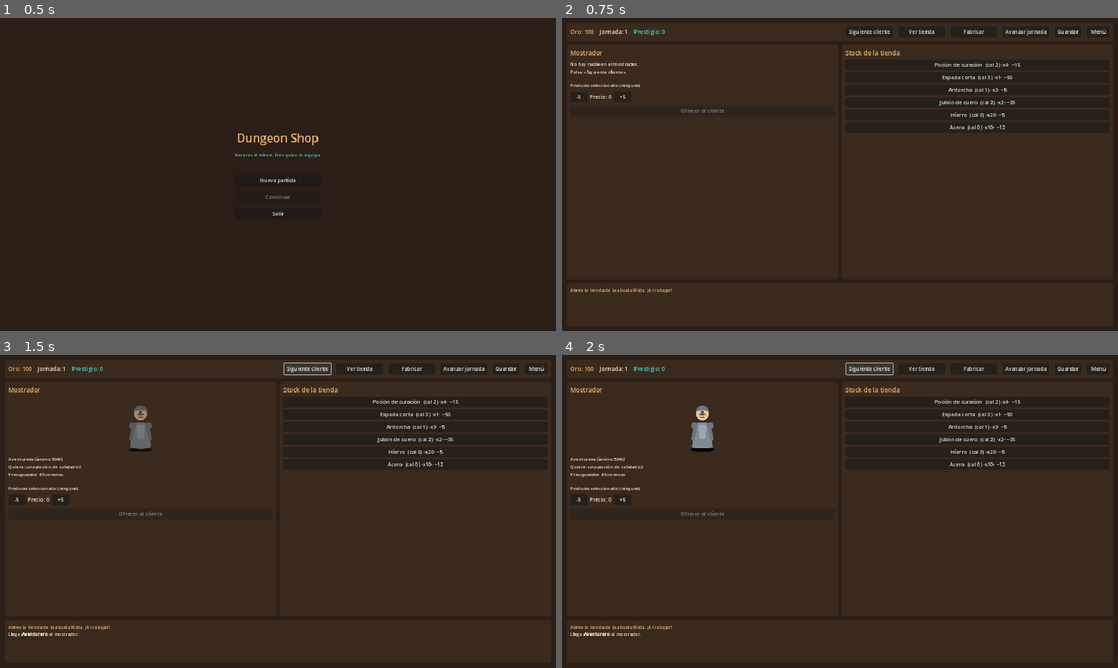
Above: before the commit, frames 1-4 (two rows, left to right).
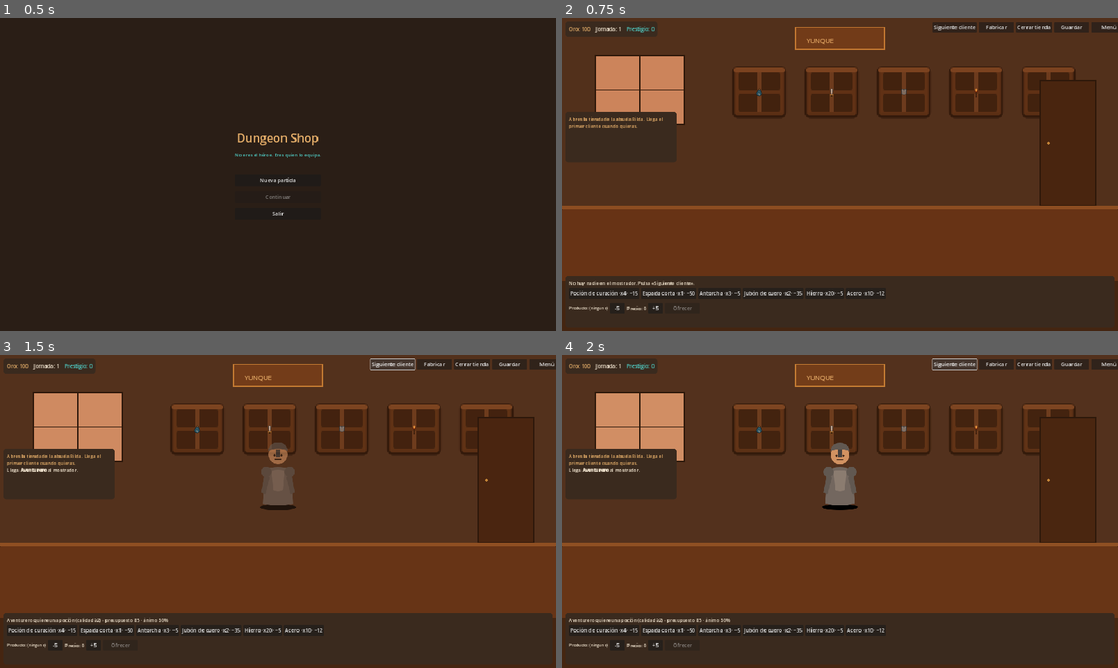
Above: after the commit, the same moments.

Repository: luckyvalentinaguirre-bot/DungeonShop
Game: Godot game, scene res://scenes/main_menu/MainMenu.tscn
Two runs of this game, one before a commit and one after it. Both use one fixed random seed, a clock stepped at 60 frames per second and the inputs below.
Inputs:
- Up to frame 1 (0.5 s): no input
- Up to frame 2 (0.75 s): click "Nueva partida" at 0.5 s
- Up to frame 3 (1.5 s): click "Siguiente cliente" at 1.25 s
- Up to frame 4 (2 s): no input

Frame 1 is identical in both runs. In frame 2, 45% of the frame differs, in the area x 0-100%, y 0-100%; in frame 3, 75%; in frame 4, 75%.

Commit message:
Gameplay: vista detras del mostrador (tienda abierta) + modo cerrar->top-down
Reestructura la presentacion segun la vision del disenador:
- Tienda ABIERTA = gameplay normal en POV detras del mostrador
  (scenes/shop/ShopCounter.tscn): fondo de la tienda dibujado (pared con
  estanterias y producto, puerta, ventana con cielo segun la hora, cartel
  "Yunque", suelo), mostrador en primer plano y el cliente frente a el
  (queda detras de la barra). Atiendes la venta ahi (necesidad, elegir
  producto del stock, ajustar precio, ofrecer; regateo por animo; autoservicio
  de estanteria). Dia/noche tine la escena; la UI va en CanvasLayer aparte.
- CERRAR tienda -> vista top-down (ShopWorld) para gestionar la distribucion.
  Boton "Cerrar tienda" <-> "Abrir tienda".
- Menu (Nueva partida/Continuar) entra a la vista detras del mostrador.
- SceneRouter.goto_counter(); la escena de paneles antigua (Shop.tscn) queda
  disponible pero fuera del flujo principal.

Docs: Roadmap refleja la estructura de dos modos.

Co-Authored-By: Claude Opus 4.8 <noreply@anthropic.com>
Claude-Session: https://claude.ai/code/session_01BvQJaW7W6TmoPXUchrmyos

Diff:
--- /dev/null
+++ b/scenes/shop/ShopCounter.tscn
@@ -0,0 +1,10 @@
+[gd_scene load_steps=2 format=3]
+
+[ext_resource type="Script" path="res://scripts/ui/ShopCounterScreen.gd" id="1_counter"]
+
+[node name="ShopCounter" type="Control"]
+layout_mode = 3
+anchors_preset = 15
+anchor_right = 1.0
+anchor_bottom = 1.0
+script = ExtResource("1_counter")
--- a/scripts/managers/SceneRouter.gd
+++ b/scripts/managers/SceneRouter.gd
@@ -7,6 +7,7 @@
 
 const MAIN_MENU := "res://scenes/main_menu/MainMenu.tscn"
 const SHOP := "res://scenes/shop/Shop.tscn"
+const SHOP_COUNTER := "res://scenes/shop/ShopCounter.tscn"
 const SHOP_WORLD := "res://scenes/shop/ShopWorld.tscn"
 const CRAFTING := "res://scenes/crafting/CraftingScreen.tscn"
 
@@ -16,6 +17,10 @@
 func goto_shop() -> void:
 	goto(SHOP)
 
+## Gameplay principal: la vista detrás del mostrador (tienda abierta).
+func goto_counter() -> void:
+	goto(SHOP_COUNTER)
+
 func goto_main_menu() -> void:
 	goto(MAIN_MENU)
 
--- a/scripts/ui/MainMenu.gd
+++ b/scripts/ui/MainMenu.gd
@@ -35,11 +35,11 @@
 
 func _on_new_game() -> void:
 	GameState.new_game()
-	SceneRouter.goto_shop()
+	SceneRouter.goto_counter()
 
 func _on_continue() -> void:
 	if SaveManager.load_game(1):
-		SceneRouter.goto_shop()
+		SceneRouter.goto_counter()
 
 func _on_quit() -> void:
 	get_tree().quit()
--- /dev/null
+++ b/scripts/ui/ShopCounterScreen.gd
@@ -0,0 +1,368 @@
+extends Control
+## GAMEPLAY NORMAL: vista en primera persona DETRÁS DEL MOSTRADOR. Ves toda la tienda
+## (pared del fondo con estanterías, puerta, ventana con el cielo según la hora) y
+## atiendes a los clientes que se acercan al mostrador. Al "Cerrar tienda" se pasa a
+## la vista cenital (top-down) para gestionar la distribución.
+##
+## El fondo se dibuja por código con sprites SVG; el día/noche tiñe la escena
+## (CanvasModulate) sin oscurecer la UI (va en una CanvasLayer aparte).
+
+var _canvas_modulate: CanvasModulate
+var _character: CharacterView
+var _gold_label: Label
+var _day_label: Label
+var _prestige_label: Label
+var _need_label: Label
+var _selected_label: Label
+var _price_label: Label
+var _offer_btn: Button
+var _stock_box: HBoxContainer
+var _log: RichTextLabel
+var _tex: Dictionary = {}
+
+var _current: Customer
+var _controller: CustomerController
+var _selected_slot: ItemInstance
+var _offer_price: int = 0
+var _vp: Vector2
+
+func _ready() -> void:
+	if GameState.economy == null:
+		GameState.new_game()
+	set_anchors_and_offsets_preset(Control.PRESET_FULL_RECT)
+	_vp = get_viewport_rect().size
+	_load_textures()
+	_build_scene()
+	_build_ui()
+	_connect_signals()
+	set_process(true)
+	_log_line("[color=#e8b06a]Abres la tienda de la abuela Rilda. Llega el primer cliente cuando quieras.[/color]")
+
+func _process(delta: float) -> void:
+	GameState.clock.advance(delta)
+	_canvas_modulate.color = GameState.clock.light_color()
+	queue_redraw()
+
+# ------------------------------------------------------------------- escena/fondo
+func _load_textures() -> void:
+	_tex = {
+		"shelf": _load_tex("res://assets/buildings/shelf.svg"),
+		"potion": _load_tex("res://assets/items/icon_potion.svg"),
+		"sword": _load_tex("res://assets/items/icon_sword.svg"),
+		"armor": _load_tex("res://assets/items/icon_armor.svg"),
+		"tool": _load_tex("res://assets/items/icon_tool.svg"),
+		"material": _load_tex("res://assets/items/icon_material.svg"),
+		"magic": _load_tex("res://assets/items/icon_magic.svg"),
+	}
+
+func _load_tex(path: String) -> Texture2D:
+	return load(path) if ResourceLoader.exists(path) else null
+
+func _build_scene() -> void:
+	_canvas_modulate = CanvasModulate.new()
+	_canvas_modulate.color = GameState.clock.light_color()
+	add_child(_canvas_modulate)
+
+	# Cliente frente al mostrador (queda detrás de la barra del mostrador).
+	_character = CharacterView.new()
+	_character.custom_minimum_size = Vector2(220, 280)
+	_character.position = Vector2(_vp.x * 0.5 - 110, _vp.y * 0.24)
+	_character.size = Vector2(220, 280)
+	add_child(_character)
+
+	# Mostrador en primer plano (barra de madera abajo).
+	var counter := Panel.new()
+	counter.position = Vector2(0, _vp.y * 0.60)
+	counter.size = Vector2(_vp.x, _vp.y * 0.24)
+	var sb := StyleBoxFlat.new()
+	sb.bg_color = Color(0.45, 0.28, 0.14)
+	sb.border_color = Color(0.30, 0.18, 0.08)
+	sb.set_border_width_all(0)
+	sb.border_width_top = 6
+	sb.corner_radius_top_left = 14
+	sb.corner_radius_top_right = 14
+	counter.add_theme_stylebox_override("panel", sb)
+	add_child(counter)
+	# Franja pulida del borde del mostrador.
+	var edge := ColorRect.new()
+	edge.color = Color(0.62, 0.42, 0.22)
+	edge.position = Vector2(0, _vp.y * 0.60)
+	edge.size = Vector2(_vp.x, 12)
+	add_child(edge)
+
+func _draw() -> void:
+	var w := size.x
+	var h := size.y
+	# Pared del fondo (cálida).
+	draw_rect(Rect2(0, 0, w, h * 0.62), Color(0.36, 0.26, 0.18), true)
+	# Suelo.
+	draw_rect(Rect2(0, h * 0.62, w, h * 0.38), Color(0.30, 0.20, 0.11), true)
+	# Rodapié.
+	draw_rect(Rect2(0, h * 0.60, w, 6), Color(0.22, 0.14, 0.08), true)
+	# Ventana (con cielo según la hora).
+	var sky := GameState.clock.light_color()
+	draw_rect(Rect2(w * 0.06, h * 0.12, w * 0.16, h * 0.22), sky, true)
+	draw_rect(Rect2(w * 0.06, h * 0.12, w * 0.16, h * 0.22), Color(0.20, 0.13, 0.07), false, 6.0)
+	draw_line(Vector2(w * 0.14, h * 0.12), Vector2(w * 0.14, h * 0.34), Color(0.20, 0.13, 0.07), 4.0)
+	draw_line(Vector2(w * 0.06, h * 0.23), Vector2(w * 0.22, h * 0.23), Color(0.20, 0.13, 0.07), 4.0)
+	# Estanterías del fondo con producto.
+	var shelf: Texture2D = _tex.get("shelf")
+	var cats := [GameEnums.Category.POTION, GameEnums.Category.WEAPON, GameEnums.Category.ARMOR, GameEnums.Category.TOOL, GameEnums.Category.MAGIC]
+	for i in 5:
+		var sx := w * (0.30 + i * 0.13)
+		var sy := h * 0.14
+		var srect := Rect2(sx, sy, w * 0.11, h * 0.20)
+		if shelf != null:
+			draw_texture_rect(shelf, srect, false)
+		else:
+			draw_rect(srect, Color(0.30, 0.20, 0.12), true)
+		var icon := _category_icon(cats[i])
+		if icon != null:
+			var ic := srect.get_center()
+			draw_texture_rect(icon, Rect2(ic - Vector2(18, 20), Vector2(36, 36)), false)
+	# Puerta a la derecha.
+	draw_rect(Rect2(w * 0.86, h * 0.20, w * 0.10, h * 0.40), Color(0.32, 0.20, 0.10), true)
+	draw_rect(Rect2(w * 0.86, h * 0.20, w * 0.10, h * 0.40), Color(0.20, 0.13, 0.07), false, 5.0)
+	draw_circle(Vector2(w * 0.875, h * 0.40), 4.0, Color(0.85, 0.7, 0.35))
+	# Cartel colgante.
+	draw_rect(Rect2(w * 0.42, h * 0.03, w * 0.16, h * 0.07), Color(0.5, 0.32, 0.16), true)
+	draw_rect(Rect2(w * 0.42, h * 0.03, w * 0.16, h * 0.07), Color(0.85, 0.65, 0.32), false, 3.0)
+	var font := ThemeDB.fallback_font
+	if font != null:
+		draw_string(font, Vector2(w * 0.44, h * 0.08), "YUNQUE", HORIZONTAL_ALIGNMENT_LEFT, w * 0.14, 22, Color(0.95, 0.85, 0.6))
+
+func _category_icon(category: int) -> Texture2D:
+	match category:
+		GameEnums.Category.WEAPON: return _tex.get("sword")
+		GameEnums.Category.ARMOR: return _tex.get("armor")
+		GameEnums.Category.POTION: return _tex.get("potion")
+		GameEnums.Category.TOOL: return _tex.get("tool")
+		GameEnums.Category.MAGIC: return _tex.get("magic")
+		GameEnums.Category.MATERIAL: return _tex.get("material")
+		_: return null
+
+# ------------------------------------------------------------------- UI (overlay)
+func _build_ui() -> void:
+	var layer := CanvasLayer.new()
+	add_child(layer)
+
+	# HUD superior.
+	var hud := UiFactory.panel()
+	hud.position = Vector2(12, 12)
+	layer.add_child(hud)
+	var hrow := UiFactory.hbox(18)
+	hud.add_child(hrow)
+	_gold_label = UiFactory.label("Oro: 0", 18, UiFactory.COL_ACCENT)
+	hrow.add_child(_gold_label)
+	_day_label = UiFactory.label("Jornada: 0", 18)
+	hrow.add_child(_day_label)
+	_prestige_label = UiFactory.label("Prestigio: 0", 18, UiFactory.COL_ARCANE)
+	hrow.add_child(_prestige_label)
+
+	# Botones de acción (arriba a la derecha).
+	var actions := UiFactory.hbox(8)
+	actions.position = Vector2(_vp.x - 640, 14)
+	layer.add_child(actions)
+	actions.add_child(_action("Siguiente cliente", _on_next_customer))
+	actions.add_child(_action("Fabricar", func() -> void: SceneRouter.goto_crafting()))
+	actions.add_child(_action("Cerrar tienda", func() -> void: SceneRouter.goto_world()))
+	actions.add_child(_action("Guardar", _on_save))
+	actions.add_child(_action("Menú", func() -> void: SceneRouter.goto_main_menu()))
+
+	# Panel de atención (abajo).
+	var bottom := UiFactory.panel()
+	bottom.position = Vector2(12, _vp.y - 190)
+	bottom.size = Vector2(_vp.x - 24, 178)
+	layer.add_child(bottom)
+	var box := UiFactory.vbox(6)
+	bottom.add_child(box)
+	_need_label = UiFactory.label("No hay nadie en el mostrador. Pulsa «Siguiente cliente».", 16)
+	box.add_child(_need_label)
+
+	var scroll := ScrollContainer.new()
+	scroll.custom_minimum_size = Vector2(0, 44)
+	scroll.vertical_scroll_mode = ScrollContainer.SCROLL_MODE_DISABLED
+	box.add_child(scroll)
+	_stock_box = UiFactory.hbox(6)
+	scroll.add_child(_stock_box)
+
+	var offer_row := UiFactory.hbox(8)
+	box.add_child(offer_row)
+	_selected_label = UiFactory.label("Producto: (ninguno)", 14)
+	offer_row.add_child(_selected_label)
+	var minus := _action("-5", _adjust_price.bind(-5))
+	minus.custom_minimum_size = Vector2(50, 32)
+	offer_row.add_child(minus)
+	_price_label = UiFactory.label("Precio: 0", 16)
+	offer_row.add_child(_price_label)
+	var plus := _action("+5", _adjust_price.bind(5))
+	plus.custom_minimum_size = Vector2(50, 32)
+	offer_row.add_child(plus)
+	_offer_btn = _action("Ofrecer", _on_offer)
+	_offer_btn.disabled = true
+	offer_row.add_child(_offer_btn)
+
+	# Registro (compacto, esquina).
+	var log_panel := UiFactory.panel()
+	log_panel.position = Vector2(12, _vp.y * 0.30)
+	layer.add_child(log_panel)
+	_log = RichTextLabel.new()
+	_log.bbcode_enabled = true
+	_log.scroll_following = true
+	_log.custom_minimum_size = Vector2(360, 150)
+	_log.add_theme_color_override("default_color", UiFactory.COL_TEXT)
+	log_panel.add_child(_log)
+
+	_refresh_hud()
+	_refresh_stock()
+
+func _action(text: String, cb: Callable) -> Button:
+	var b := UiFactory.button(text)
+	b.custom_minimum_size = Vector2(120, 34)
+	b.pressed.connect(cb)
+	return b
+
+func _connect_signals() -> void:
+	GameState.gold_changed.connect(func(_v: int) -> void: _refresh_hud())
+	GameState.day_changed.connect(func(_d: int) -> void: _refresh_hud())
+	GameState.quest_completed.connect(func(q: QuestData) -> void: _log_line("[color=#e8b06a]★ Misión: %s (+%d oro)[/color]" % [q.display_name, q.reward_gold]))
+	GameState.achievement_unlocked.connect(func(a: AchievementData) -> void: _log_line("[color=#4fd0c8]🏆 %s[/color]" % a.display_name))
+	GameState.event_started.connect(func(e: EventData) -> void: _log_line("[color=#d9a86a]※ %s[/color]" % e.display_name))
+
+# ------------------------------------------------------------------- lógica venta
+func _on_next_customer() -> void:
+	if _current != null:
+		return
+	var customer := GameState.spawn_customer()
+	if customer == null:
+		return
+	if customer.need.intent == CustomerNeed.Intent.SHELF:
+		_resolve_shelf(customer)
+	else:
+		_current = customer
+		_controller = CustomerController.new(customer)
+		_controller.present_need()
+		_character.show_character(_sprite_for(customer))
+		_need_label.text = "%s quiere %s (calidad ≥%d) · presupuesto %d · ánimo %.0f%%" % [
+			customer.display_name(), _cat_name(customer.need.category),
+			customer.need.min_quality, customer.need.budget, customer.mood.value * 100.0,
+		]
+		_log_line("Llega [b]%s[/b] al mostrador." % customer.display_name())
+
+func _resolve_shelf(customer: Customer) -> void:
+	_character.show_character(_sprite_for(customer))
+	var offers := _offers_from_stock()
+	var result := ShelfPurchaseResolver.resolve(customer.need, offers, customer.wallet, GameState.player_wallet, GameState.economy.demand)
+	if result.bought:
+		GameState.stock.remove(result.item.data.id, 1)
+		GameState.record_sale_reputation(customer)
+		GameState.notify_sale(result.price)
+		_log_line("[color=#8fd08a]%s cogió %s de la estantería (%d coronas).[/color]" % [customer.display_name(), result.item.data.display_name, result.price])
+		_character.play_happy()
+		_refresh_stock()
+	else:
+		_log_line("%s miró y se fue sin comprar." % customer.display_name())
+		_character.play_sad()
+	_refresh_hud()
+
+func _offers_from_stock() -> Array:
+	var offers: Array = []
+	for slot in GameState.stock.get_items():
+		var unit := ItemInstance.new(slot.data, slot.quality, 1)
+		offers.append({"item": unit, "price": GameState.economy.suggested_price(unit)})
+	return offers
+
+func _select_slot(slot: ItemInstance) -> void:
+	if _current == null:
+		return
+	_selected_slot = slot
+	var unit := ItemInstance.new(slot.data, slot.quality, 1)
+	_offer_price = GameState.economy.suggested_price(unit)
+	_offer_btn.disabled = false
+	_update_offer_labels()
+
+func _adjust_price(delta: int) -> void:
+	if _selected_slot == null:
+		return
+	_offer_price = maxi(1, _offer_price + delta)
+	_update_offer_labels()
+
+func _on_offer() -> void:
+	if _current == null or _selected_slot == null:
+		return
+	var unit := ItemInstance.new(_selected_slot.data, _selected_slot.quality, 1)
+	var result := _controller.receive_offer(unit, _offer_price, GameState.economy, GameState.player_wallet)
+	if result.sold:
+		GameState.stock.remove(_selected_slot.data.id, 1)
+		GameState.record_sale_reputation(_current)
+		GameState.notify_sale(_offer_price)
+		_log_line("[color=#8fd08a]Vendiste %s por %d coronas.[/color]" % [_selected_slot.data.display_name, _offer_price])
+		_character.play_happy()
+		_refresh_hud()
+		_end_visit()
+	elif result.reason == "wrong_item":
+		_log_line("A %s no le sirve eso (quería %s)." % [_current.display_name(), _cat_name(_current.need.category)])
+	else:
+		_log_line("[color=#d98f6a]%s rechazó la oferta. Se marcha.[/color]" % _current.display_name())
+		_character.play_sad()
+		_end_visit()
+
+func _end_visit() -> void:
+	_current = null
+	_controller = null
+	_selected_slot = null
+	_offer_btn.disabled = true
+	_need_label.text = "No hay nadie en el mostrador. Pulsa «Siguiente cliente»."
+	_selected_label.text = "Producto: (ninguno)"
+	_price_label.text = "Precio: 0"
+	_refresh_stock()
+
+func _on_save() -> void:
+	if SaveManager.save_game(1):
+		_log_line("[color=#8fd08a]Partida guardada.[/color]")
+
+# ------------------------------------------------------------------- refrescos
+func _refresh_hud() -> void:
+	_gold_label.text = "Oro: %d" % GameState.gold()
+	_day_label.text = "Jornada: %d" % GameState.day
+	_prestige_label.text = "Prestigio: %d" % int(GameState.reputation.prestige())
+
+func _refresh_stock() -> void:
+	for c in _stock_box.get_children():
+		c.queue_free()
+	for slot in GameState.stock.get_items():
+		var unit := ItemInstance.new(slot.data, slot.quality, 1)
+		var price := GameState.economy.suggested_price(unit)
+		var btn := UiFactory.button("%s ·x%d· ~%d" % [slot.data.display_name, slot.quantity, price])
+		btn.custom_minimum_size = Vector2(0, 32)
+		btn.pressed.connect(_select_slot.bind(slot))
+		_stock_box.add_child(btn)
+
+func _update_offer_labels() -> void:
+	if _selected_slot != null:
+		_selected_label.text = "Producto: %s (cal %d)" % [_selected_slot.data.display_name, _selected_slot.quality]
+	_price_label.text = "Precio: %d" % _offer_price
+
+func _log_line(text: String) -> void:
+	if _log != null:
+		_log.append_text(text + "\n")
+
+func _sprite_for(customer: Customer) -> String:
+	var base := "res://assets/characters/"
+	match customer.data.faction:
+		GameEnums.Faction.CROWN, GameEnums.Faction.GUILD:
+			return base + "customer_knight.svg"
+		GameEnums.Faction.ARCANE:
+			return base + "customer_mage.svg"
+		_:
+			return base + "customer_villager.svg"
+
+func _cat_name(category: int) -> String:
+	match category:
+		GameEnums.Category.WEAPON: return "un arma"
+		GameEnums.Category.ARMOR: return "una armadura"
+		GameEnums.Category.POTION: return "una poción"
+		GameEnums.Category.TOOL: return "una herramienta"
+		GameEnums.Category.MAGIC: return "un objeto mágico"
+		GameEnums.Category.MATERIAL: return "un material"
+		_: return "algo"
--- a/scripts/ui/ShopWorld.gd
+++ b/scripts/ui/ShopWorld.gd
@@ -273,8 +273,8 @@
 	tools.add_child(_tool_button("Borrar", Tool.ERASE))
 	_tool_label = UiFactory.label("Herramienta: Seleccionar", 14, UiFactory.COL_ARCANE)
 	tools.add_child(_tool_label)
-	var back := UiFactory.button("Volver")
-	back.pressed.connect(func() -> void: SceneRouter.goto_shop())
+	var back := UiFactory.button("Abrir tienda")
+	back.pressed.connect(func() -> void: SceneRouter.goto_counter())
 	tools.add_child(back)
 
 func _tool_button(text: String, tool_id: int) -> Button:
Not shown, changed: docs/Roadmap.md
